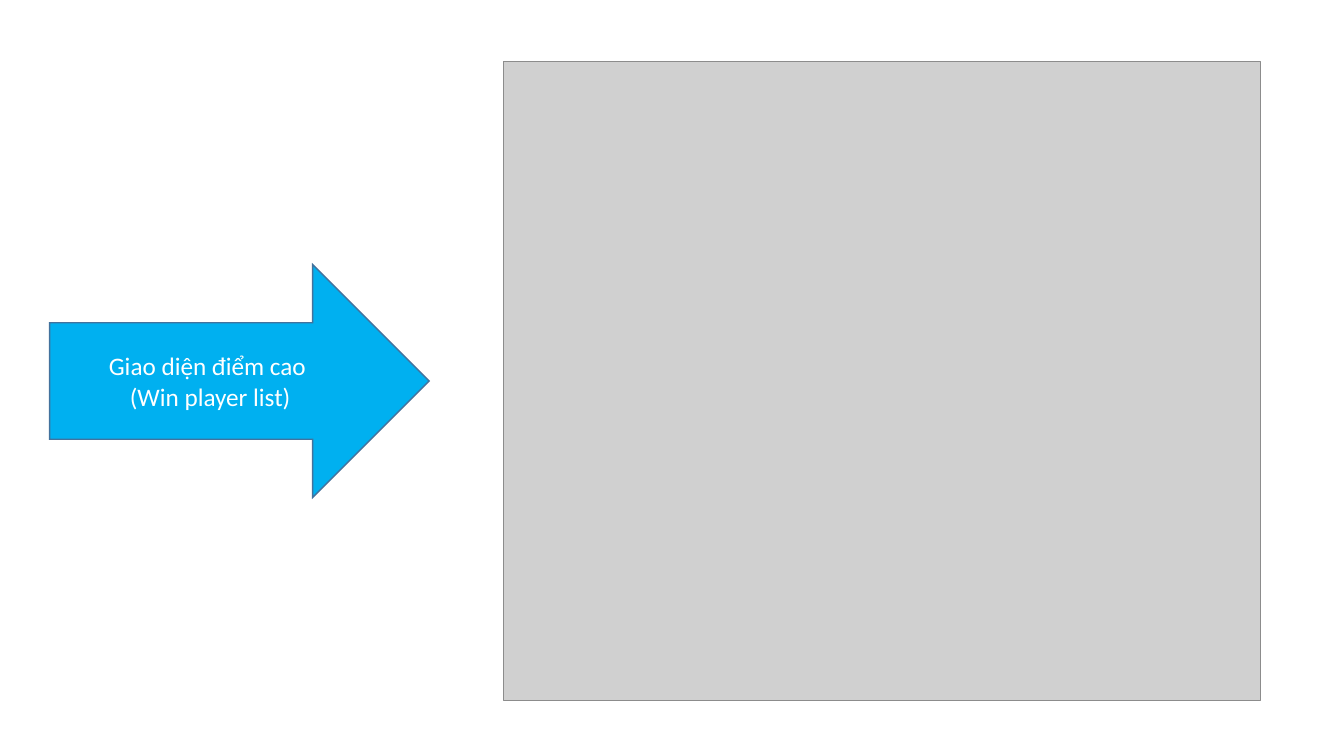
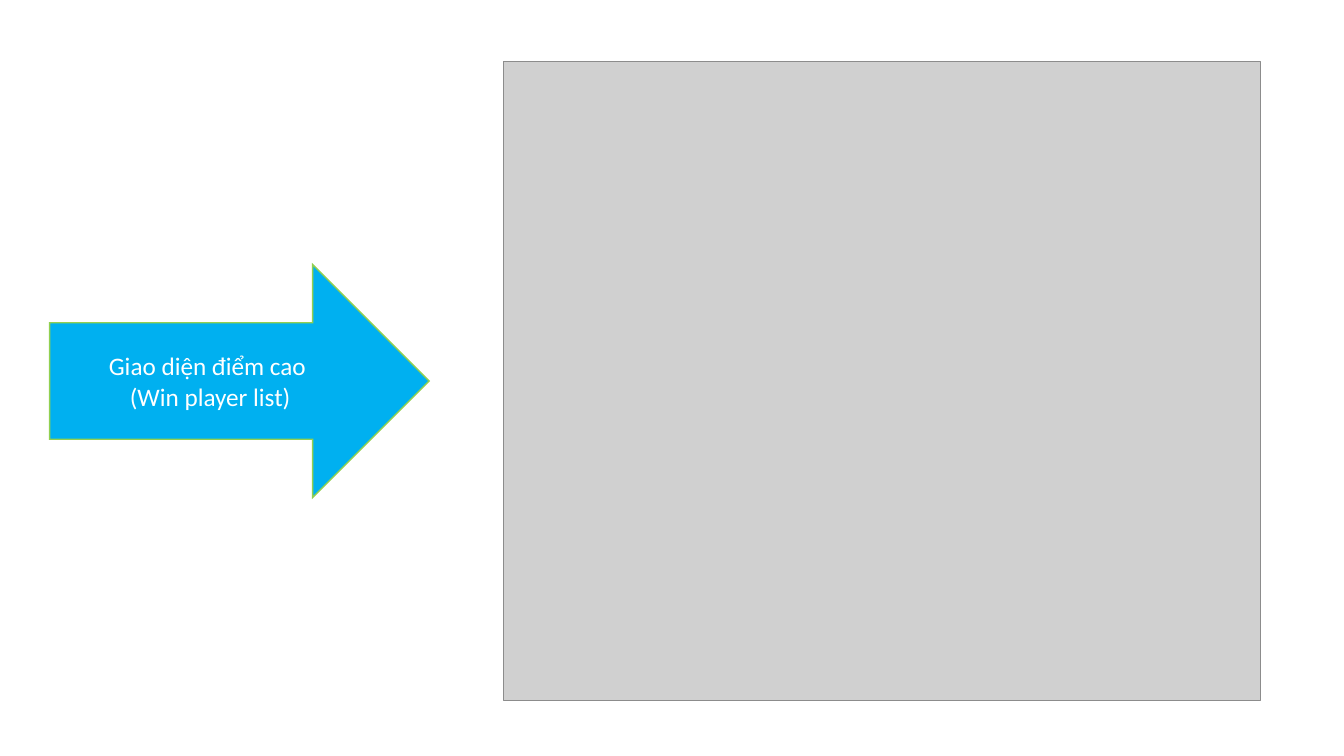
Before and after one commit to AlvinDMartin/Dat-Phuc-Doan1-GameXepHinh, a slide deck: slide 12 of Documents/Slide Bao Cao.pptx. Drawn at 1344x756 pixels with LibreOffice and Linux fonts; fonts in the diff are those of the drawing; grey boxes stand for pictures. Boxes give left, top, right and bottom in pixels: in the first picture for what was removed or moved away, otherwise in the second. Text is boxed around its words. In the diff, an @@ line names an element or a change of style, - is before the commit and + after.

```diff
--- a/Documents/Slide Bao Cao.pptx
+++ b/Documents/Slide Bao Cao.pptx
@@ right arrow "Giao diện điểm cao" at <box>49,265,430,498</box>: outline #43739E 1 pt to #92D050 1 pt @@
```
Also in this commit, not shown: 13 other slides changed, 5 slides added, 3 slides removed.
